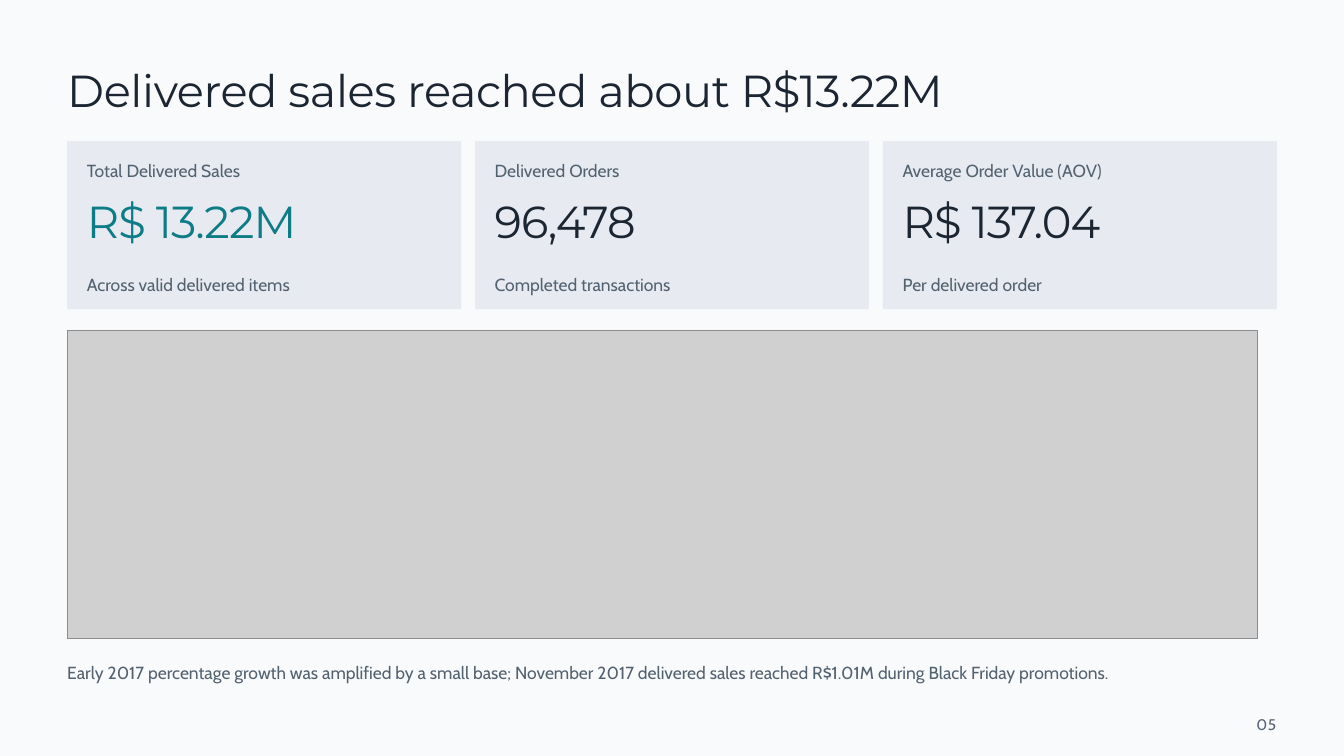
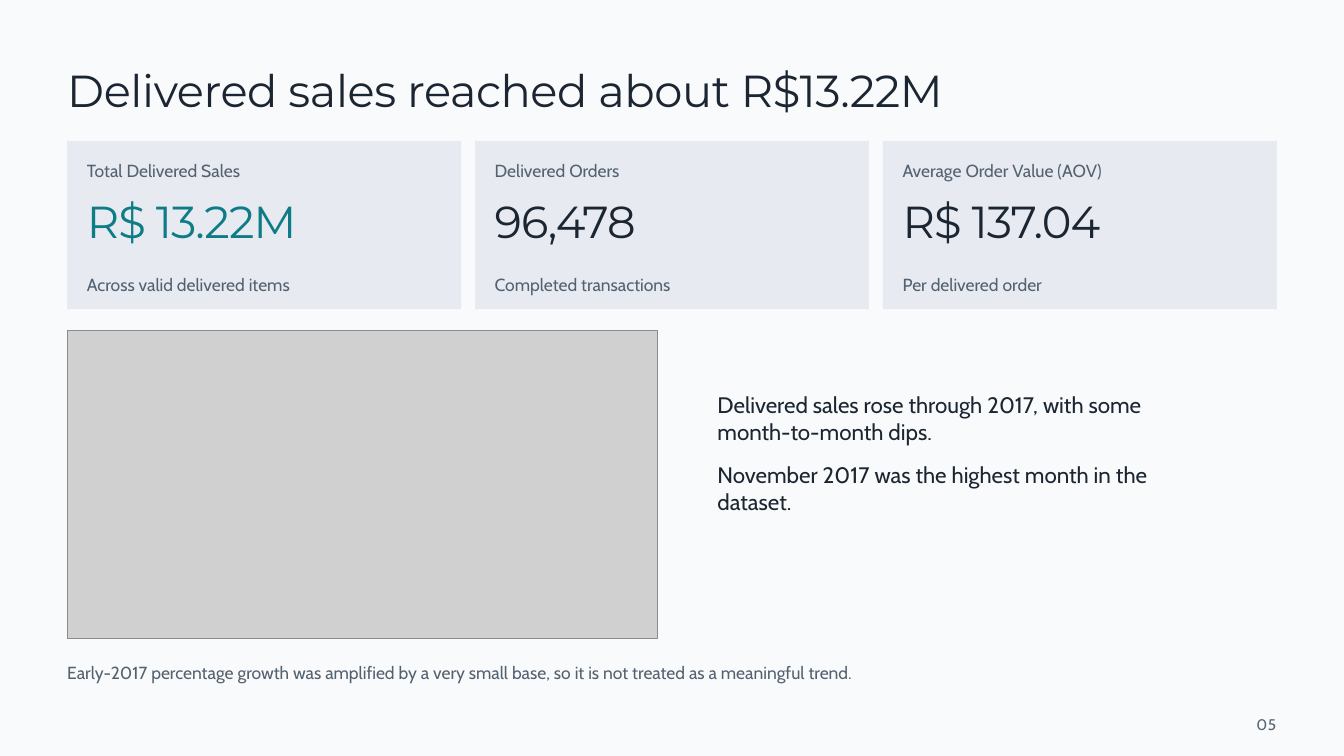
Before and after one commit to GurnoorSingh3/Olist_E-Commerce_Analysis, a slide deck: slide 5 of Olist-E-Commerce-Analysis.pptx. Drawn at 1344x756 pixels with LibreOffice and Linux fonts; fonts in the diff are those of the drawing; grey boxes stand for pictures; background and template pictures are left out. Boxes give left, top, right and bottom in pixels: in the first picture for what was removed or moved away, otherwise in the second. Text is boxed around its words. In the diff, an @@ line names an element or a change of style, - is before the commit and + after.

```diff
--- a/Olist-E-Commerce-Analysis.pptx
+++ b/Olist-E-Commerce-Analysis.pptx
@@ picture removed at [68, 331, 1258, 639] @@
@@ picture added at [68, 331, 657, 639] @@
@@ text added at [717, 396, 1147, 511], 16 pt, text #1B2632 @@
+Delivered sales rose through 2017, with some month-to-month dips.
+November 2017 was the highest month in the dataset.
@@ text at [67, 666, 852, 683]: text changed @@
-Early 2017 percentage growth was amplified by a small base; November 2017 delivered sales reached R$1.01M during Black Friday promotions.
+Early-2017 percentage growth was amplified by a very small base, so it is not treated as a meaningful trend.
```
Also in this commit, not shown: 7 other slides changed.
